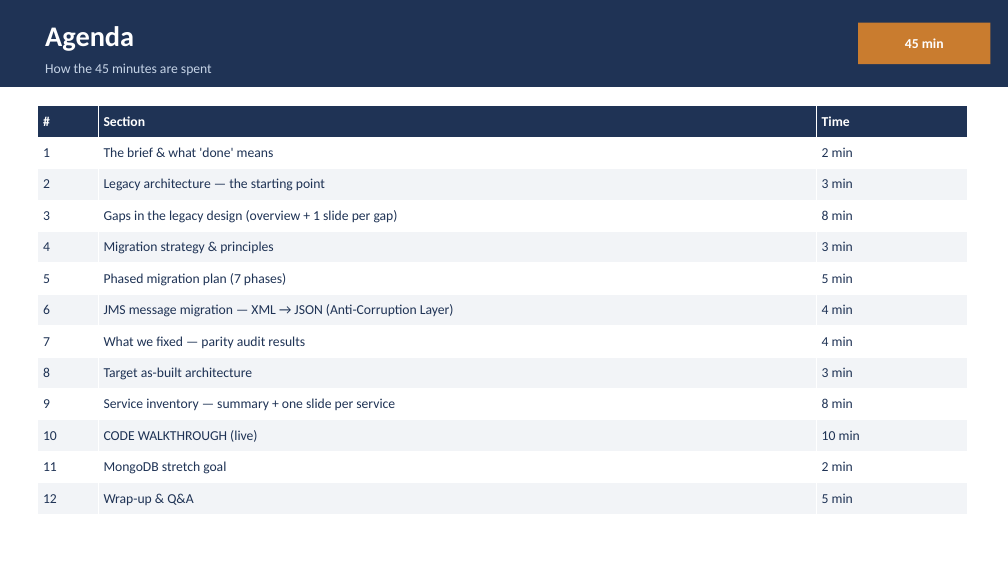
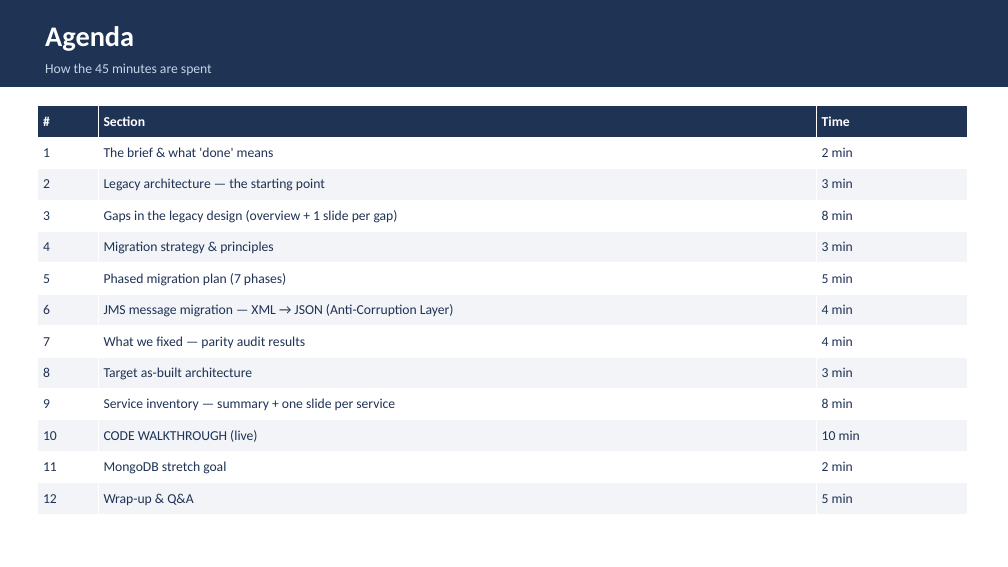
Before and after one commit to Vishak-94/pet-store, a slide deck: slide 2 of docs/PetStore_Demo_45min.pptx. Drawn at 1008x567 pixels with LibreOffice and Linux fonts; fonts in the diff are those of the drawing. Boxes give left, top, right and bottom in pixels: in the first picture for what was removed or moved away, otherwise in the second. Text is boxed around its words. In the diff, an @@ line names an element or a change of style, - is before the commit and + after.

```diff
--- a/docs/PetStore_Demo_45min.pptx
+++ b/docs/PetStore_Demo_45min.pptx
@@ rectangle removed at (x1=858, y1=23, x2=991, y2=64) @@
@@ text removed at (x1=905, y1=38, x2=944, y2=48) @@
-45 min
```
Also in this commit, not shown: 9 other slides changed, 1 other file.
